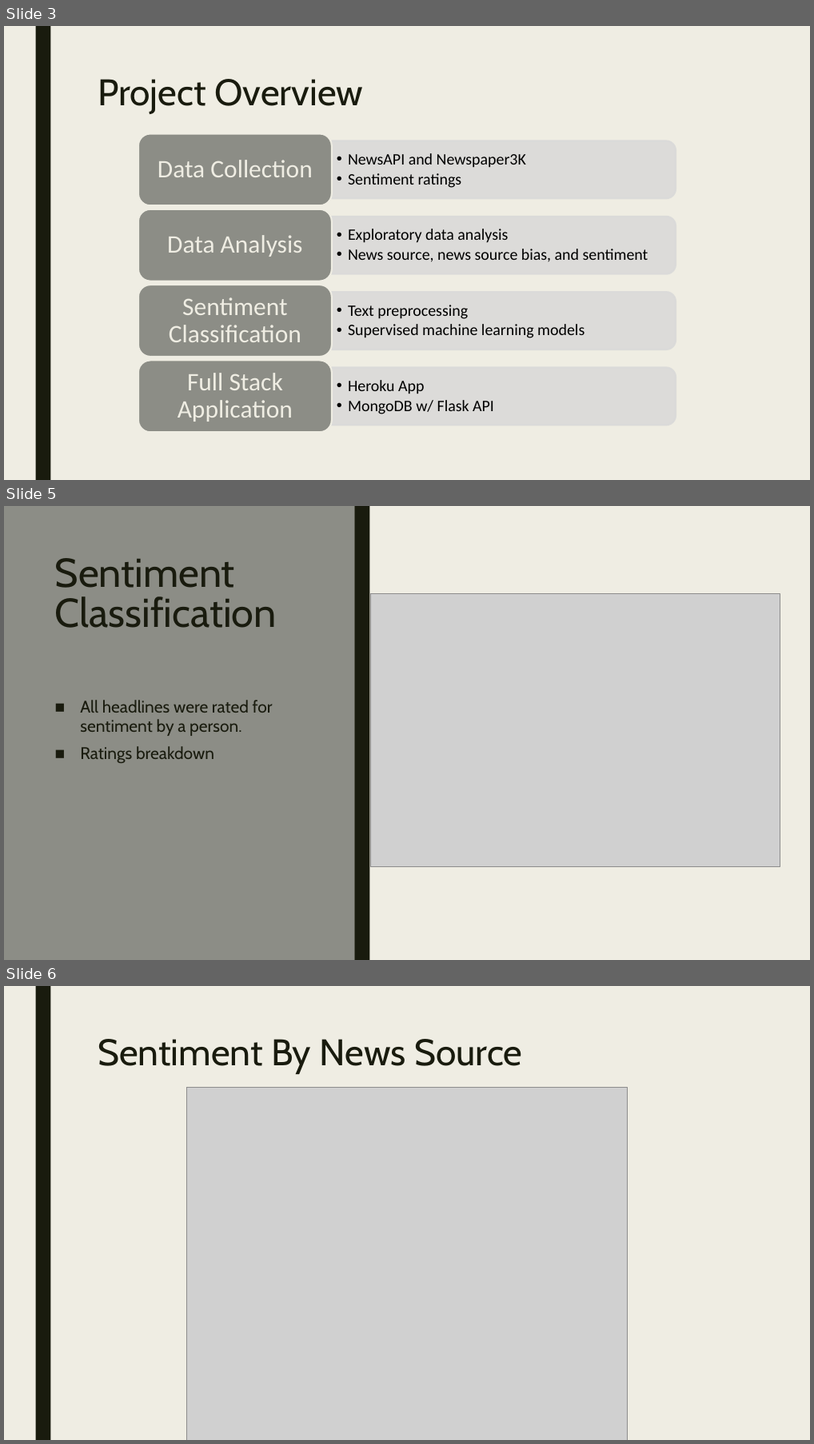
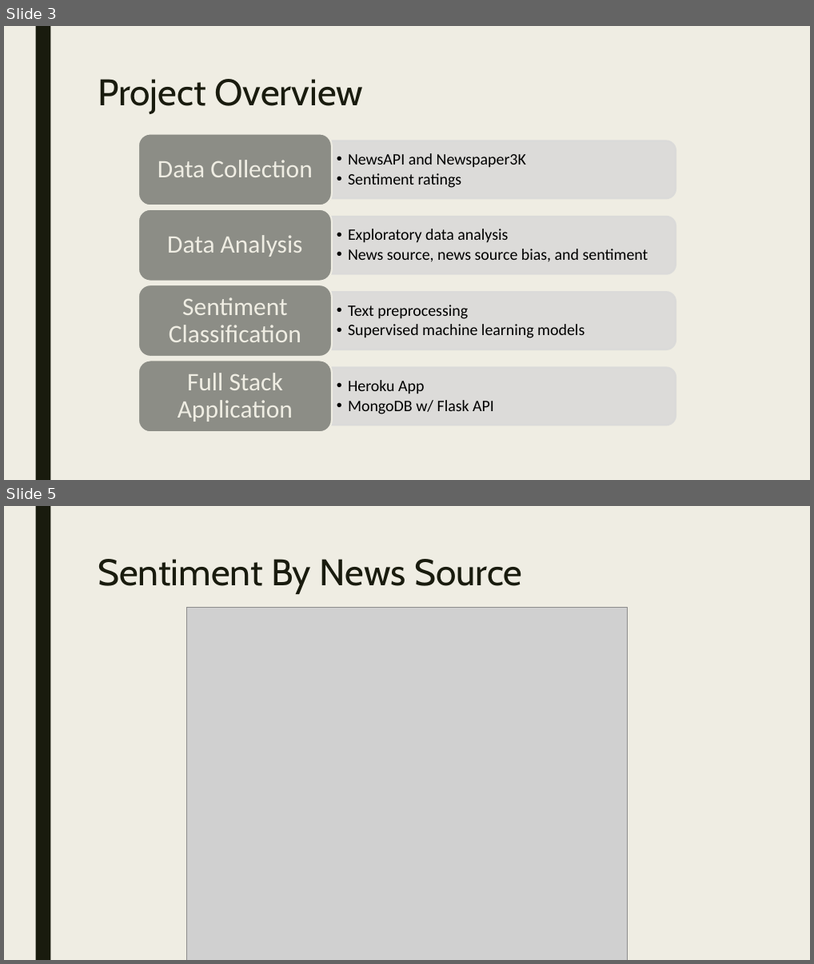
Before and after one commit to James-Ashley/sentiment-analysis-dashboard, a slide deck: demo_day_deck.pptx. Shown one above the other, each under a label of ours: slides 3, 5 and 6 before the commit, slides 3 and 5 after it; the slides between them are not shown. The pictures are 814x1444 and 814x964 pixels, drawn with LibreOffice and Linux fonts; fonts in the diff are those of the drawing; grey boxes stand for pictures. Boxes give left, top, right and bottom in pixels: in the first picture for what was removed or moved away, otherwise in the second. Text is boxed around its words. In the diff, an @@ line names an element or a change of style, - is before the commit and + after.

```diff
--- a/demo_day_deck.pptx
+++ b/demo_day_deck.pptx
@@ slide 5 removed at bbox=[4, 506, 810, 960], background #EFEDE3 @@
@@ rectangle removed at bbox=[4, 506, 355, 960] @@
@@ rectangle removed at bbox=[355, 506, 370, 960] @@
@@ title removed at bbox=[55, 558, 277, 628] @@
-Sentiment Classification
@@ picture removed at bbox=[371, 594, 781, 867] @@
@@ text removed at bbox=[80, 700, 273, 763] @@
-■ All headlines were rated for sentiment by a person.
-■ Ratings breakdown
@@ what was slide 6 is now slide 5 @@
```
Also in this commit, not shown: 3 slides changed, 1 slide added.
